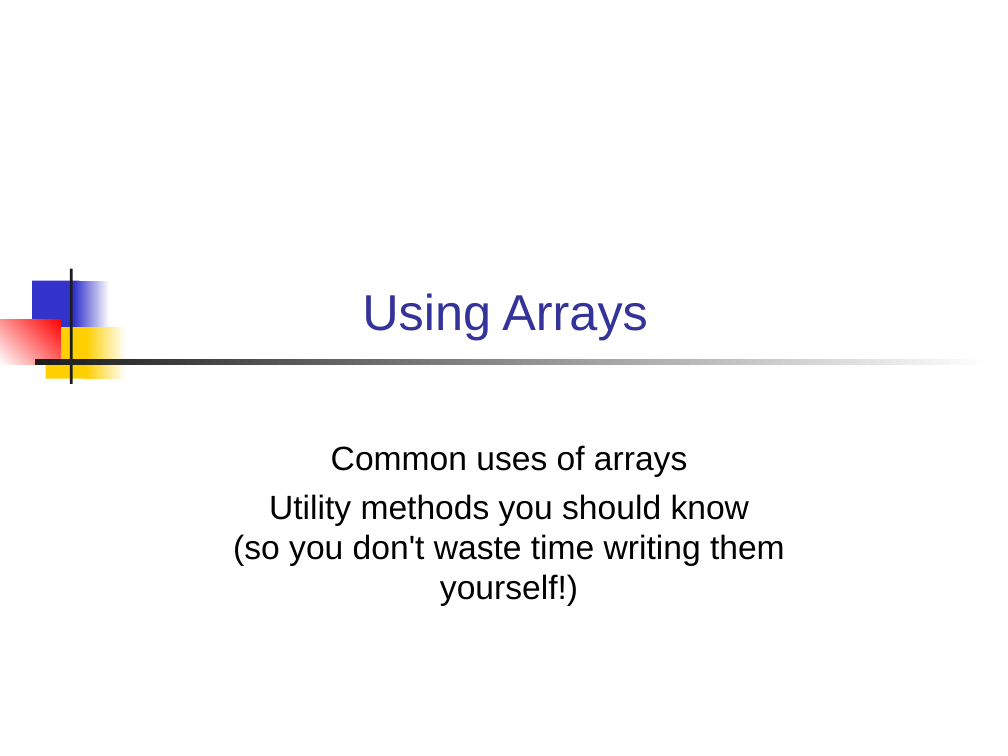
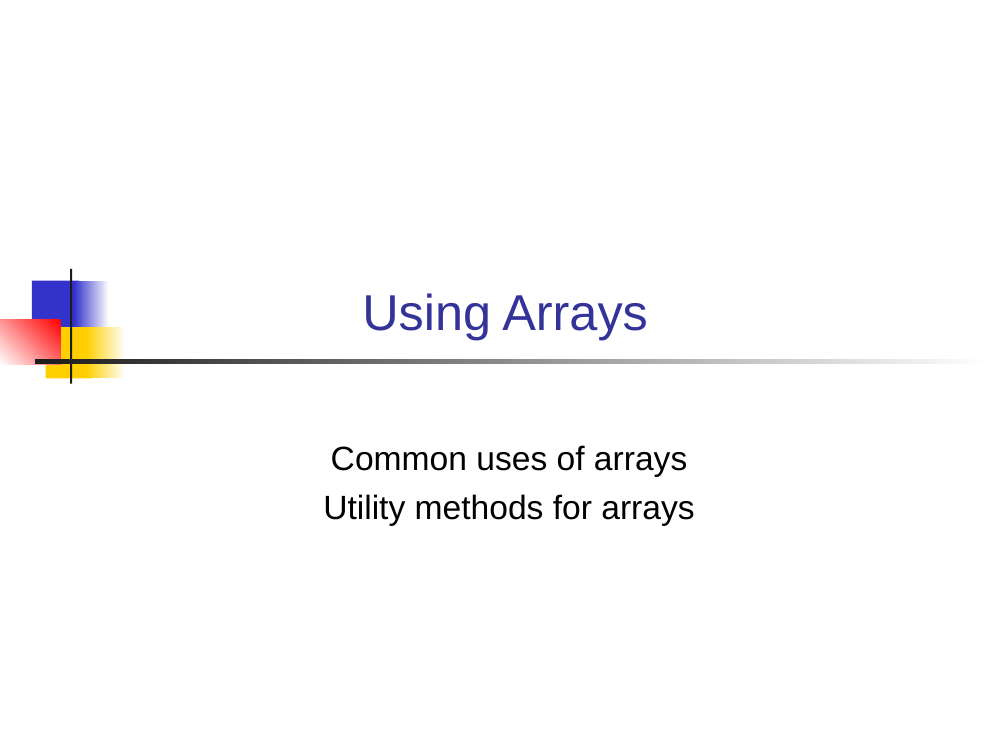
Before and after one commit to cpske/programming1, a slide deck: slide 1 of java-basics/18-Using-Arrays.ppt. Drawn at 1008x756 pixels with LibreOffice and Linux fonts; fonts in the diff are those of the drawing. Boxes give left, top, right and bottom in pixels: in the first picture for what was removed or moved away, otherwise in the second. Text is boxed around its words. In the diff, an @@ line names an element or a change of style, - is before the commit and + after.

Commit message:
update arrays material

```diff
--- a/java-basics/18-Using-Arrays.ppt
+++ b/java-basics/18-Using-Arrays.ppt
@@ subtitle at box(323, 494, 694, 526): text changed @@
-Utility methods you should know
-(so you don't waste time writing them yourself!)
+Utility methods for arrays
```
Also in this commit, not shown: 8 other slides changed, 5 slides added, 1 slide removed, 6 other files.
